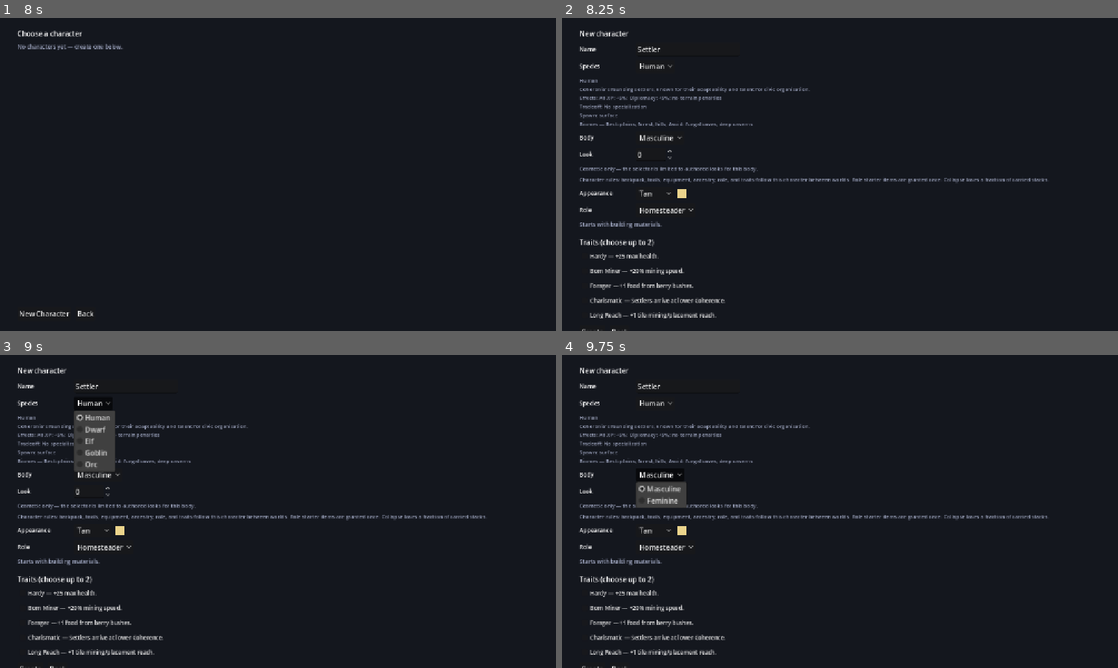
Above: before the commit, frames 1-4 (two rows, left to right).
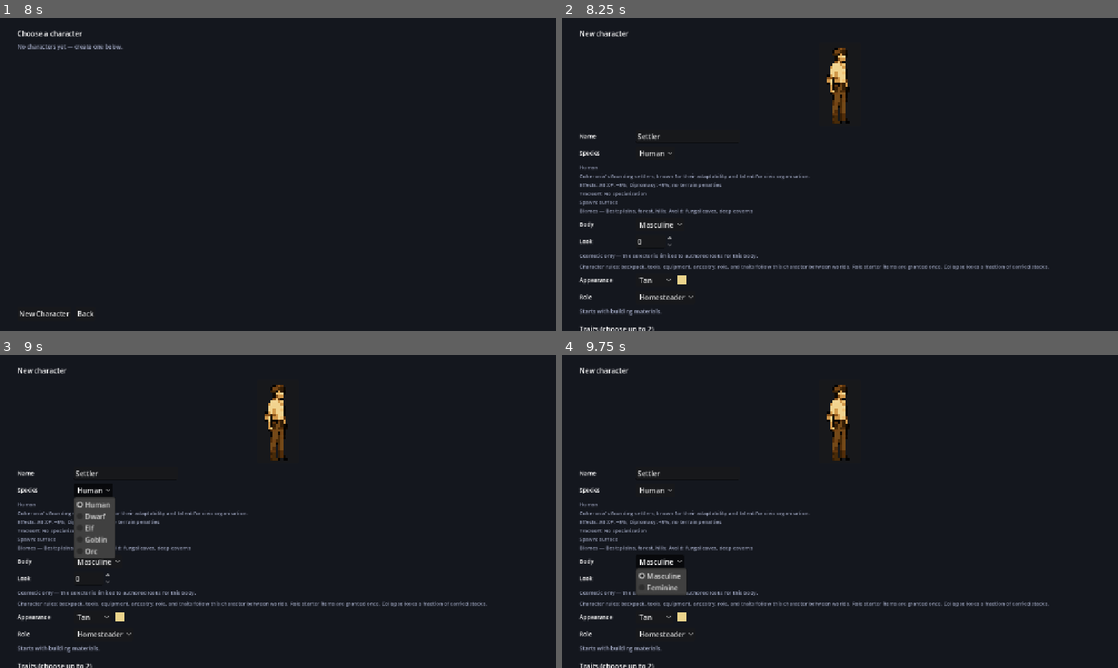
Above: after the commit, the same moments.

Repository: ppeck1/coheronia
Game: Godot game, scene res://scenes/shell/Shell.tscn
Two runs of this game, one before a commit and one after it. Both use one fixed random seed, a clock stepped at 60 frames per second and the inputs below.
Inputs (mouse positions are in pixels of both pictures, inside the frame that each line leads up to):
- Up to frame 1 (8 s): click "Play" at 0.5 s; click "Play" at 1.25 s; click "Prologue" at 2 s; tap Enter at 2.75, 5, 6.5 s; drag from (278, 174) to (333, 105) at 2.77 s; tap Space (jump) at 3.5, 5.75, 6.02, 7.25 s; drag from (166, 190) to (250, 237) at 3.52 s; move the mouse to (333, 105) at 4.27 s; hold D (move_right) 4.28-5 s; tap C (craft) at 4.35 s; right-click (333, 105) at 4.55 s; drag from (250, 237) to (111, 127) at 5.02 s; move the mouse to (444, 221) at 5.77 s; hold A (move_left) 5.78-6.5 s; tap G (farm_action) at 5.85 s; right-click (444, 221) at 6.05 s; drag from (111, 127) to (194, 96) at 6.52 s; move the mouse to (305, 174) at 7.27 s; hold A (move_left) from 7.28 s (still down); tap 2 (hotbar_2) at 7.35 s; click (305, 174) at 7.42 s; right-click (305, 174) at 7.55 s
- Up to frame 2 (8.25 s): release A (move_left) at 8 s; click "New Character" at 8 s
- Up to frame 3 (9 s): click "Human" at 8.75 s
- Up to frame 4 (9.75 s): click "Masculine" at 9.5 s

Frame 1 is identical in both runs. In frame 2, 6.4% of the frame differs, in the area x 3-88%, y 9-100%; in frame 3, 8.7%; in frame 4, 7.6%.

Commit message:
feat: creation/select preview through the shared render path (PR-05)
The character-creation screen and every character-select row now compose the
live figure through the SAME PlayerVisual the world draws, so what you pick
equals what you get. No resolution or draw rule is reimplemented.

player_visual.gd gains a parent-independent apply_preview_character(character):
it derives body/trim colour from `appearance` exactly like
Player.apply_character, fills _preview_gear from the character's own equipment
slots (normalized like the live equipped_dict(), filtered to DRAWN_GEAR_SLOTS),
and funnels into set_character_visual() + the shared _draw. With no Player
parent, refresh_facing() early-returns (the preview's magnify scale is never
overwritten), visible_gear_ids() returns _preview_gear, and every swing/action
snapshot field resolves to its idle value, so presentation_snapshot() is
null-safe.

shell_ui.gd gains _make_character_preview/_apply_preview: the creation form
shows a live 6x preview refreshed on every figure-affecting selector, and each
character-select row shows the stored character at 3x with its gear.

Presentation only: no equipment, gameplay, or save change; no image production.

Smoke: pr05_preview_matches_world_render proves the parentless preview's
rendering-contract snapshot equals the world's for a dwarf/feminine/ash
character exercising body art, an appearance recolour, and four gear slots.
The validator pins the reuse (apply_preview_character present, screens wired);
the rendering contract gained a Preview Consumers section. Suite 342/342;
07_character_create shot reviewed.

Co-Authored-By: Claude Opus 4.8 <noreply@anthropic.com>

Diff:
--- a/scripts/main/smoke_test.gd
+++ b/scripts/main/smoke_test.gd
@@ -3648,6 +3648,49 @@
 		"kind=%s item=%s proc=%s dir=%s windup=%s recovery=%s" % [
 			_pr04_atk_kind, _pr04_atk_item, str(_pr04_atk_proc),
 			str(_pr04_atk_dir), _pr04_atk_windup, _pr04_atk_recovery])
+
+	# --- PR-05: creation/select preview composes through the shared render path ---
+	# A parentless PlayerVisual (no live Player) must resolve the identical figure
+	# the world draws for the same character -- body, appearance recolour, and
+	# visible gear -- proving "what you pick == what you get". Compared through the
+	# rendering-contract snapshot, on a character that exercises body art, a
+	# recolour, and four gear slots so the equivalence is not a match of empty
+	# fallbacks.
+	player._reset_mining()
+	var _pr05_char := {
+		"species": "dwarf",
+		"body_variant": "feminine",
+		"visual_variant": 0,
+		"appearance": "ash",
+		"equipment": {"weapon": "sword_crude", "helmet": "helmet_crude",
+			"torso": "torso_crude", "feet": "feet_crude"},
+	}
+	player.apply_character(_pr05_char)
+	player.apply_equipment(_pr05_char["equipment"])
+	var _pr05_world_snap: Dictionary = _pv.presentation_snapshot()
+	var _pr05_preview = _pv.get_script().new()   # parentless PlayerVisual
+	_pr05_preview.apply_preview_character(_pr05_char)
+	var _pr05_preview_snap: Dictionary = _pr05_preview.presentation_snapshot()
+	var _pr05_parentless: bool = _pr05_preview.get_parent() == null
+	var _pr05_diffs: Array[String] = []
+	for _pr05_k in ["species", "body_variant", "visual_variant", "requested_body_id",
+			"resolved_body_id", "using_body_art", "appearance_recolored",
+			"effective_body_id", "visible_gear", "layer_order"]:
+		if str(_pr05_world_snap.get(_pr05_k)) != str(_pr05_preview_snap.get(_pr05_k)):
+			_pr05_diffs.append("%s world=%s preview=%s" % [_pr05_k,
+				str(_pr05_world_snap.get(_pr05_k)), str(_pr05_preview_snap.get(_pr05_k))])
+	var _pr05_meaningful: bool = \
+		bool(_pr05_preview_snap.get("using_body_art", false)) \
+		and bool(_pr05_preview_snap.get("appearance_recolored", false)) \
+		and Dictionary(_pr05_preview_snap.get("visible_gear", {})).size() == 4
+	_pr05_preview.free()
+	_check("pr05_preview_matches_world_render",
+		_pr05_diffs.is_empty() and _pr05_parentless and _pr05_meaningful,
+		"parentless=%s meaningful=%s diffs=%s" % [str(_pr05_parentless),
+			str(_pr05_meaningful), str(_pr05_diffs)])
+	# Restore the player to its pre-visual-block character and gear.
+	player.apply_equipment(_pv_saved_equipment)
+	player.apply_character(_pv_saved_character)
 
 	# Restore the state the sections below expect.
 	player._reset_mining()
--- a/scripts/player/player_visual.gd
+++ b/scripts/player/player_visual.gd
@@ -16,6 +16,11 @@
 ## otherwise the idle weapon.
 const CHARACTER_LAYER_ORDER: Array[String] = [
 	"accessory", "body", "feet", "torso", "weapon_or_swing", "helmet"]
+
+## The equipment slots that draw as figure gear (the pickaxe/axe tool slots are
+## not worn overlays). Shared by the live and preview gear paths.
+const DRAWN_GEAR_SLOTS: Array[String] = [
+	"weapon", "helmet", "torso", "feet", "accessory"]
 
 ## PR-04: the mining swing cycles once per this many seconds (matches the FQ-09M
 ## 6-pose/second cadence: three poses per 0.5 s cycle). Presentation only.
@@ -33,6 +38,11 @@
 var _trim_color := Color(0.35, 0.25, 0.18)
 var _facing_sign := RIGHT
 var _appearance_recolored := false
+## PR-05: gear the parentless preview path draws, in place of a live Player's
+## equipped_dict(). Empty for a live PlayerVisual (which reads _player); filled
+## by apply_preview_character() so the creation/select previews compose the same
+## figure the world does. Keys are the drawn slots only.
+var _preview_gear: Dictionary = {}
 
 
 func _ready() -> void:
@@ -69,6 +79,33 @@
 	refresh_facing()
 
 
+## PR-05: drive the shared render path from a stored/edited character dict with
+## no live Player parent, so the character-creation preview and character-select
+## rows compose the identical figure the world draws (what you pick == what you
+## get). Presentation only: it reuses set_character_visual() and the same _draw
+## path; gear comes from the character's own equipment slots (normalized exactly
+## like the live equipped_dict()) instead of a live Player. The appearance ->
+## body/trim colour derivation mirrors Player.apply_character so identical inputs
+## resolve to identical colours.
+func apply_preview_character(character: Dictionary) -> void:
+	var appearance: Dictionary = BlockRegistry.appearance_def(
+		str(character.get("appearance", "tan")))
+	var body := Color.from_string(
+		"#" + str(appearance.get("body", "ebd48c")), DEFAULT_APPEARANCE_BODY)
+	var trim := Color.from_string(
+		"#" + str(appearance.get("trim", "59402e")), _trim_color)
+	var normalized: Dictionary = BlockRegistry.normalize_equipment(
+		character.get("equipment", {}))
+	_preview_gear = {}
+	for slot_id in DRAWN_GEAR_SLOTS:
+		var item_id := str(normalized.get(slot_id, ""))
+		if item_id != "":
+			_preview_gear[slot_id] = item_id
+	set_character_visual(str(character.get("species", "human")),
+		str(character.get("body_variant", "masculine")), body, trim,
+		int(character.get("visual_variant", 0)))
+
+
 func visual_variant() -> int:
 	return _visual_variant
 
@@ -130,11 +167,13 @@
 
 
 func visible_gear_ids() -> Dictionary:
+	# PR-05: with no live Player, the parentless preview path supplies the gear
+	# (already filtered to the drawn slots by apply_preview_character).
 	if _player == null:
-		return {}
+		return _preview_gear.duplicate()
 	var equipped: Dictionary = _player.equipped_dict()
 	var out := {}
-	for slot_id in ["weapon", "helmet", "torso", "feet", "accessory"]:
+	for slot_id in DRAWN_GEAR_SLOTS:
 		var item_id := str(equipped.get(slot_id, ""))
 		if item_id != "":
 			out[slot_id] = item_id
--- a/scripts/shell/shell_ui.gd
+++ b/scripts/shell/shell_ui.gd
@@ -13,6 +13,10 @@
 const PrologueScript := preload("res://scripts/shell/prologue.gd")
 # FQ-09U3: profile-level audio preferences, applied via the shared helper.
 const AudioSettings := preload("res://scripts/audio/audio_settings.gd")
+# PR-05: the shared character render path. The creation preview and the
+# character-select rows compose the figure through the very same PlayerVisual
+# the world uses (apply_preview_character), so what you pick == what you get.
+const PlayerVisualScript := preload("res://scripts/player/player_visual.gd")
 
 const PRESET_ORDER := ["peaceful_builder", "folk_kingdom", "tyrants_burden",
 	"dark_frontier", "mythic_survival", "custom"]
@@ -74,6 +78,9 @@
 var _role_ids: Array[String] = []
 var _role_desc: Label
 var _trait_checks: Dictionary = {}   # trait id -> CheckBox
+# PR-05: live character-creation preview (PlayerVisual host), refreshed whenever
+# a figure-affecting selector changes.
+var _create_preview: Control
 
 # --- world create controls ---
 var _config: Dictionary = {}
@@ -318,6 +325,11 @@
 	var row := HBoxContainer.new()
 	row.add_theme_constant_override("separation", 10)
 	panel.add_child(row)
+	# PR-05: the composed character, drawn through the shared render path from
+	# this character's own stored fields (including equipped gear).
+	var preview := _make_character_preview(3.0)
+	row.add_child(preview)
+	_apply_preview(preview, character)
 	var info := VBoxContainer.new()
 	info.size_flags_horizontal = Control.SIZE_EXPAND_FILL
 	row.add_child(info)
@@ -343,6 +355,58 @@
 		_show_char_select())
 
 
+## PR-05: a self-contained character preview drawn through the shared
+## PlayerVisual render path with no live Player. Returns the framed host; the
+## PlayerVisual child is stored on the "preview_visual" meta for _apply_preview.
+## refresh_facing() early-returns without a Player, so the node's scale (the
+## draw magnification) is never overwritten by facing.
+func _make_character_preview(draw_scale: float) -> Control:
+	var frame := PanelContainer.new()
+	frame.size_flags_horizontal = Control.SIZE_SHRINK_CENTER
+	frame.size_flags_vertical = Control.SIZE_SHRINK_CENTER
+	var host := Control.new()
+	host.custom_minimum_size = Vector2(16.0 * draw_scale, 32.0 * draw_scale)
+	host.clip_contents = true
+	frame.add_child(host)
+	var visual := PlayerVisualScript.new()
+	# BODY_RECT spans x[-8,8] y[-16,16]; centre it in the host and magnify.
+	visual.position = Vector2(8.0 * draw_scale, 16.0 * draw_scale)
+	visual.scale = Vector2(draw_scale, draw_scale)
+	host.add_child(visual)
+	frame.set_meta("preview_visual", visual)
+	return frame
+
+
+## Feed a character dict to a preview built by _make_character_preview.
+func _apply_preview(preview: Control, character: Dictionary) -> void:
+	if preview == null or not preview.has_meta("preview_visual"):
+		return
+	var visual = preview.get_meta("preview_visual")
+	if is_instance_valid(visual):
+		visual.apply_preview_character(character)
+
+
+## The character dict implied by the current creation-form selections. Mirrors
+## the fields _create_character() sends to GameState.create_character, plus the
+## default starting equipment, so the preview matches the created character.
+func _current_create_character() -> Dictionary:
+	return {
+		"species": _option_id(_species_option, _species_ids, "human"),
+		"body_variant": _option_id(
+			_body_variant_option, _body_variant_ids, "masculine"),
+		"visual_variant": int(_visual_variant_spin.value) \
+			if _visual_variant_spin != null else 0,
+		"appearance": _option_id(_appearance_option, _appearance_ids, "tan"),
+		"equipment": GameState.default_equipment(),
+	}
+
+
+func _update_create_preview(_ignored: Variant = null) -> void:
+	if _create_preview == null:
+		return
+	_apply_preview(_create_preview, _current_create_character())
+
+
 # ---------- SCREEN 2b: character create ----------
 
 func _show_char_create() -> void:
@@ -354,6 +418,13 @@
 	form.add_theme_constant_override("separation", 8)
 	_content.add_child(form)
 	var data: Dictionary = BlockRegistry.character_data
+
+	# PR-05: live figure preview at the top of the form, composed through the
+	# shared render path and refreshed as figure-affecting selectors change.
+	_create_preview = _make_character_preview(6.0)
+	var preview_center := CenterContainer.new()
+	preview_center.add_child(_create_preview)
+	form.add_child(preview_center)
 
 	var name_row := _form_row(form, "Name")
 	_name_edit = LineEdit.new()
@@ -454,6 +525,16 @@
 		check.toggled.connect(func(_pressed: bool) -> void: _enforce_trait_limit())
 		form.add_child(check)
 		_trait_checks[trait_id] = check
+
+	# PR-05: refresh the preview after every figure-affecting change. Connected
+	# once all controls exist; the look range clamps first (connected earlier),
+	# so the preview reads a settled visual_variant. Traits/role/name never
+	# change the drawn figure, so they do not trigger a repaint.
+	_species_option.item_selected.connect(_update_create_preview)
+	_body_variant_option.item_selected.connect(_update_create_preview)
+	_visual_variant_spin.value_changed.connect(_update_create_preview)
+	_appearance_option.item_selected.connect(_update_create_preview)
+	_update_create_preview()
 
 	var buttons := HBoxContainer.new()
 	buttons.add_theme_constant_override("separation", 10)
Not shown, changed: docs/CHARACTER_RENDERING_CONTRACT.md
Not shown, changed: docs/FABLE_TASK_QUEUE.md
Not shown, changed: docs/HANDOFF.md
Not shown, changed: docs/PRESENTATION_RECOVERY_MATRIX.md
Not shown, changed: docs/VARIABLE_MATRIX.md
Not shown, changed: scripts/validate_repo.py
